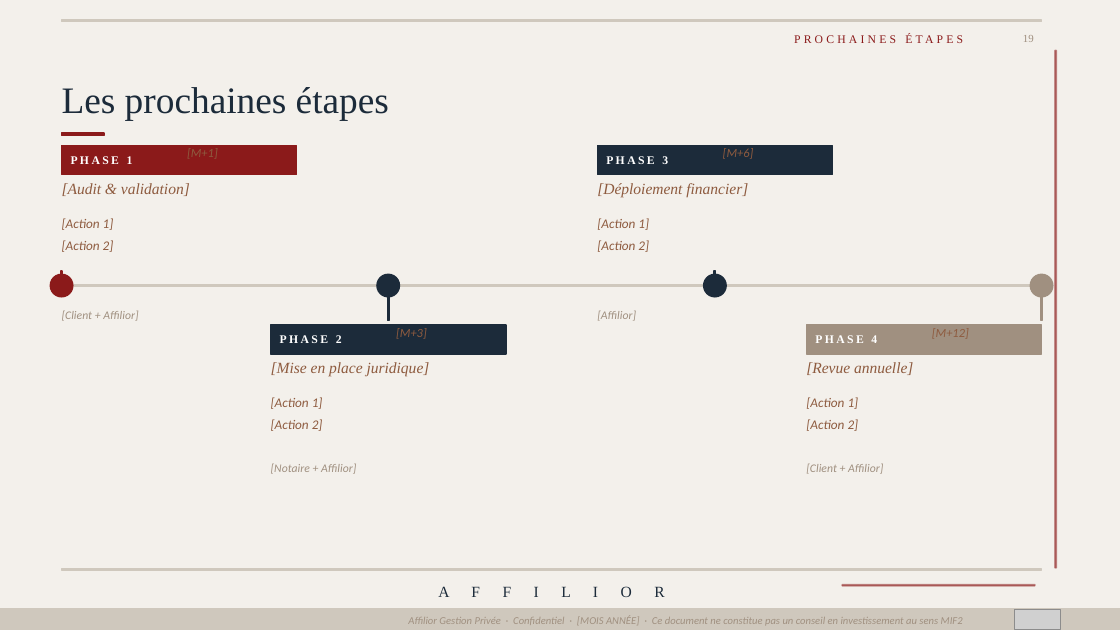
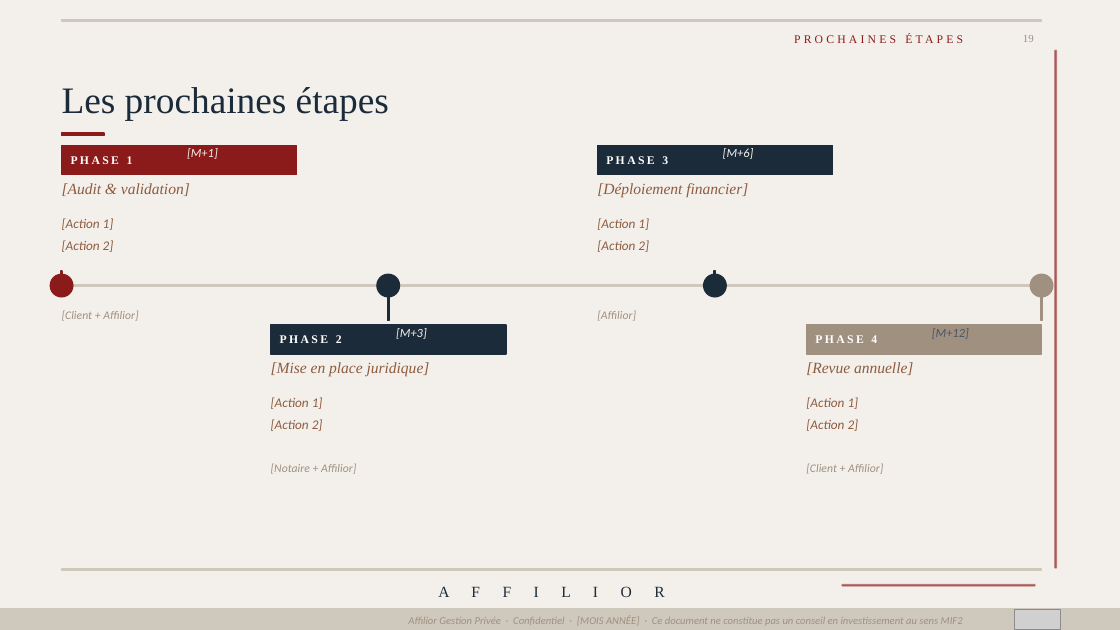
Before and after one commit to fififi1717/mkgt, a slide deck: slide 16 of Cans_Mstr.pptx (slide 18 before the commit). Drawn at 1120x630 pixels with LibreOffice and Linux fonts; fonts in the diff are those of the drawing; grey boxes stand for pictures. Boxes give left, top, right and bottom in pixels: in the first picture for what was removed or moved away, otherwise in the second. Text is boxed around its words. In the diff, an @@ line names an element or a change of style, - is before the commit and + after.

```diff
--- a/Cans_Mstr.pptx
+++ b/Cans_Mstr.pptx
@@ text colour #8E5B3F to #F3F0EB in 3 elements at [187, 148, 218, 159], [396, 328, 427, 339], [723, 148, 754, 159] @@
@@ text "[M+12]" at [932, 328, 969, 339]: text colour #8E5B3F to #4A5568 @@
```
Also in this commit, not shown: 6 other slides changed, 2 slides removed, 4 other files.
